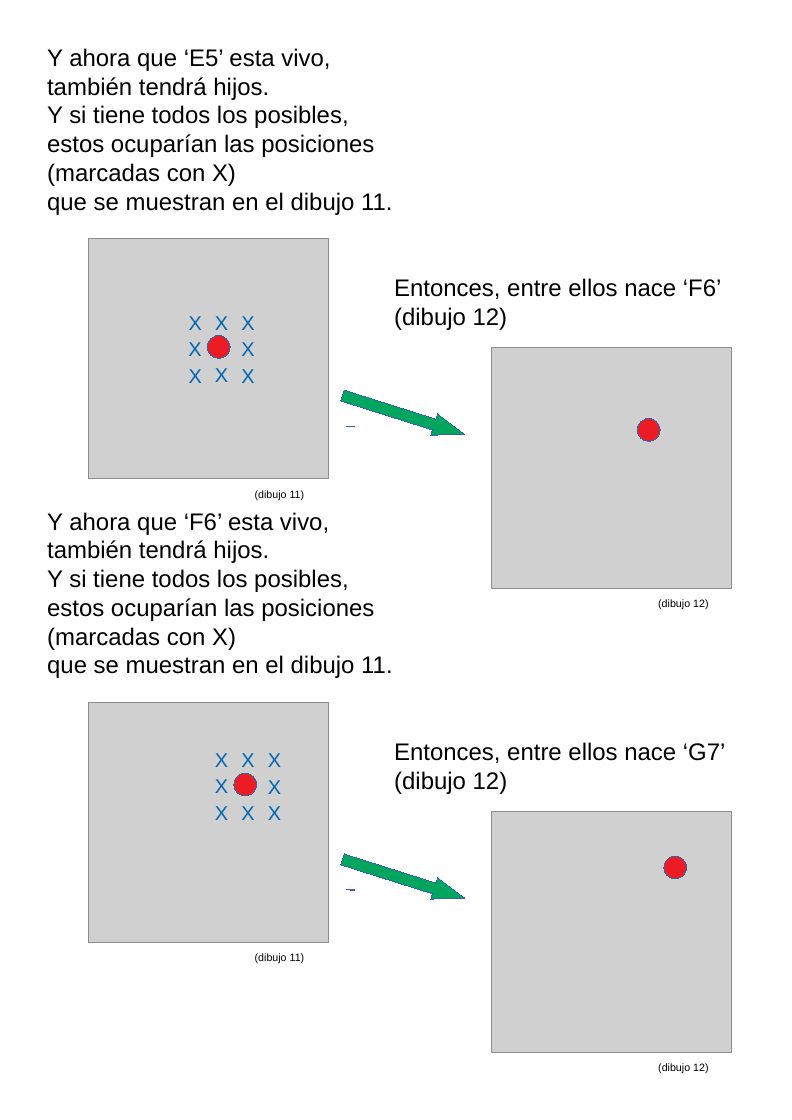
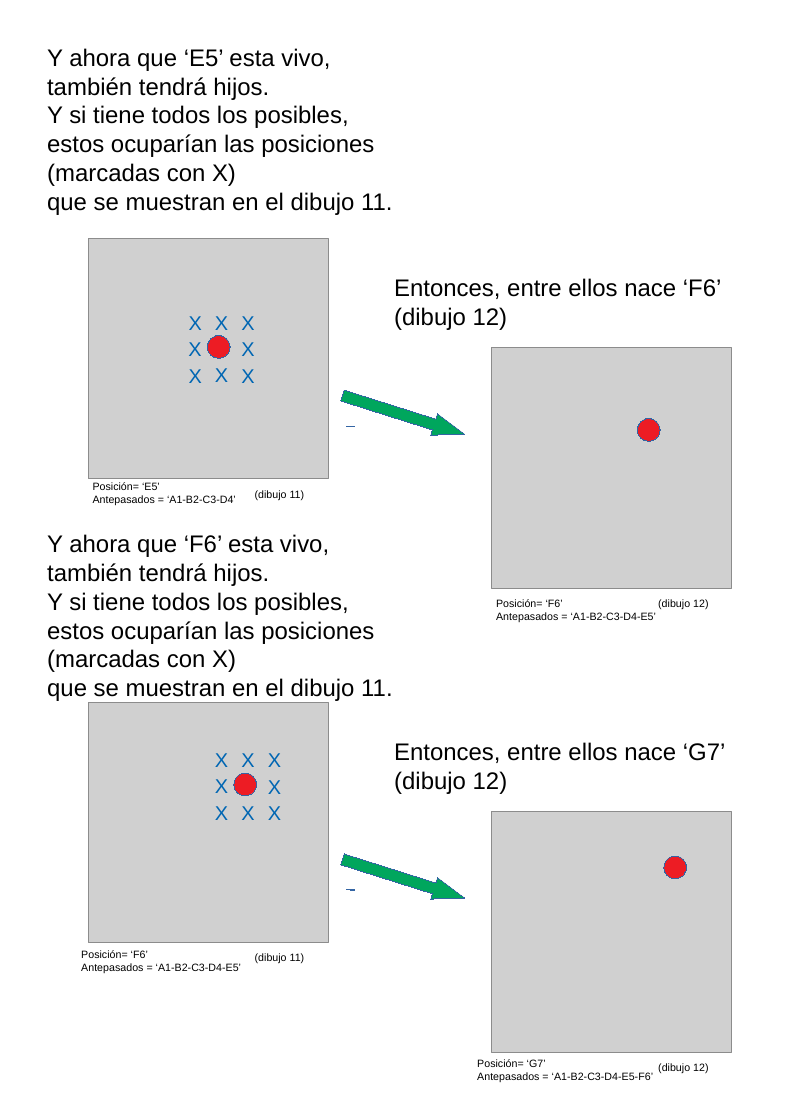
Before and after one commit to fabhrius/La-Cosa, a slide deck: slide 13 of capitulos/Resolver un problema simple/Resolviendo un problema simple.odp (slide 11 before the commit). Drawn at 792x1120 pixels with LibreOffice and Linux fonts; fonts in the diff are those of the drawing; grey boxes stand for pictures. Boxes give left, top, right and bottom in pixels: in the first picture for what was removed or moved away, otherwise in the second. Text is boxed around its words. In the diff, an @@ line names an element or a change of style, - is before the commit and + after.

```diff
--- a/capitulos/Resolver un problema simple/Resolviendo un problema simple.odp
+++ b/capitulos/Resolver un problema simple/Resolviendo un problema simple.odp
@@ text added at bbox=[93, 482, 236, 506], 8 pt, text #000000 @@
+Posición= ‘E5’
+Antepasados = ‘A1-B2-C3-D4’
@@ text "Y ahora que ‘F6’ esta ...": place and size @@
-text "Y ahora que ‘F6’ esta ..." at bbox=[47, 512, 392, 678]
+text "Y ahora que ‘F6’ esta ..." at bbox=[47, 534, 392, 701]
@@ text added at bbox=[496, 599, 656, 622], 8 pt, text #000000 @@
+Posición= ‘F6’
+Antepasados = ‘A1-B2-C3-D4-E5’
@@ text added at bbox=[81, 950, 241, 973], 8 pt, text #000000 @@
+Posición= ‘F6’
+Antepasados = ‘A1-B2-C3-D4-E5’
@@ text added at bbox=[477, 1059, 653, 1082], 8 pt, text #000000 @@
+Posición= ‘G7’
+Antepasados = ‘A1-B2-C3-D4-E5-F6’
```
Also in this commit, not shown: 5 other slides changed, 1 slide added, 2 slides removed, 2 other files.
